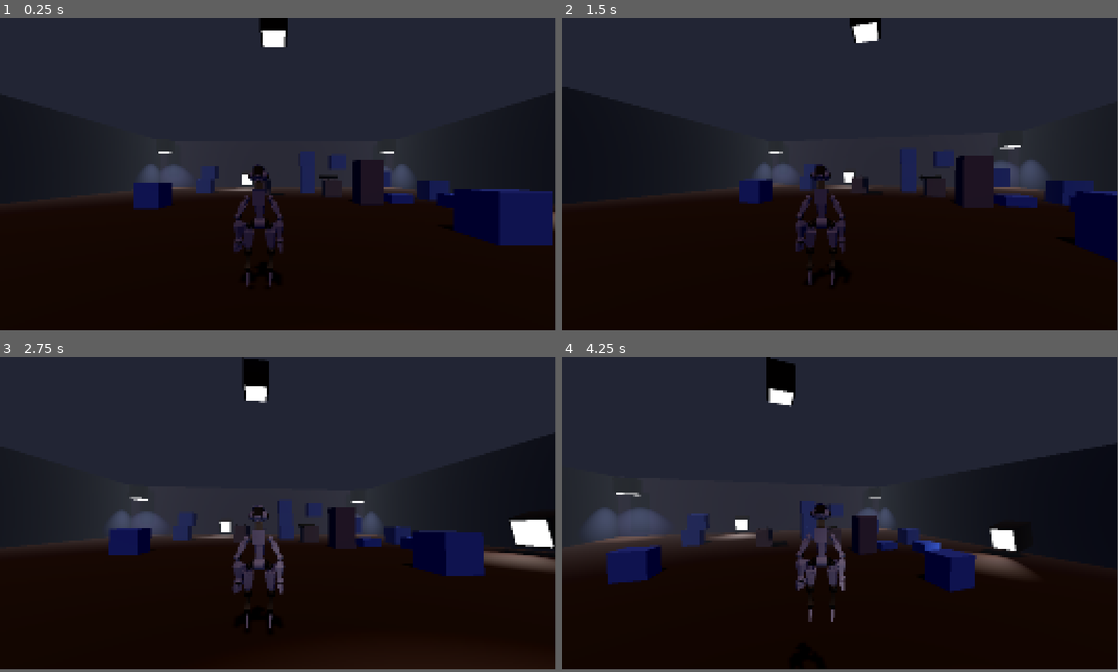
Above: before the commit, frames 1-4 (two rows, left to right).
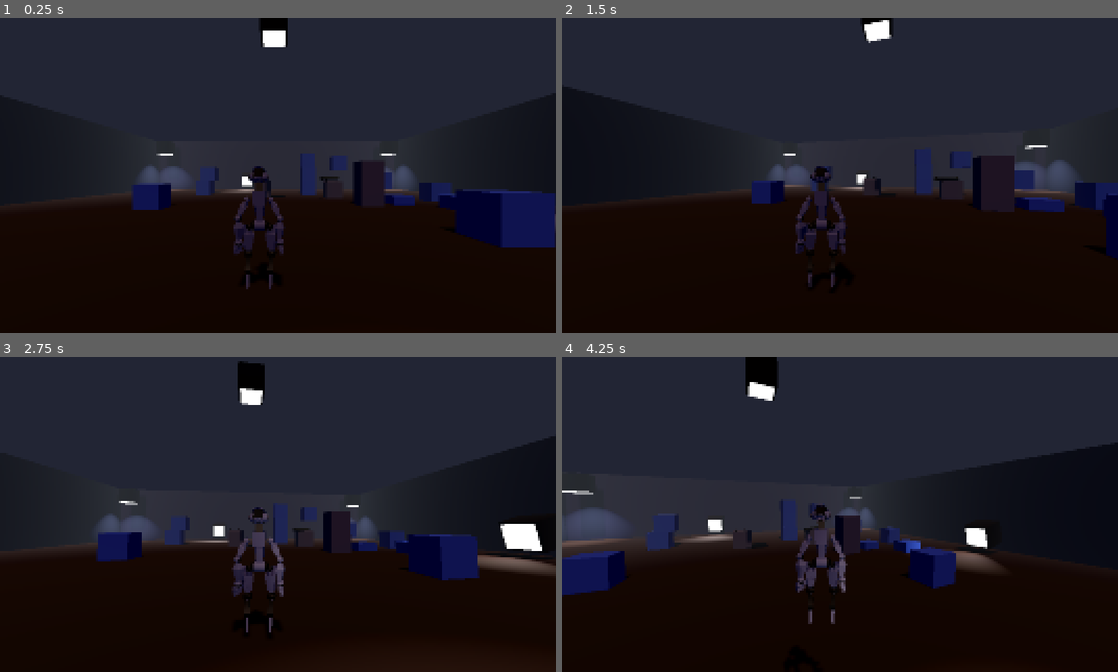
Above: after the commit, the same moments.

Repository: JasonCase/mech_test
Game: Godot game, scene res://level_1.tscn
Two runs of this game, one before a commit and one after it. Both use one fixed random seed, a clock stepped at 60 frames per second and the inputs below.
Inputs (mouse positions are in pixels of both pictures, inside the frame that each line leads up to):
- Up to frame 1 (0.25 s): no input
- Up to frame 2 (1.5 s): tap Enter (ui_accept) at 0.5, 0.77 s; move the mouse to (867, 172) at 0.52 s; tap A (A) at 0.6 s; tap D (D) at 0.8, 1.35 s; move the mouse to (812, 175) at 1.27 s
- Up to frame 3 (2.75 s): tap Enter (ui_accept) at 1.52 s; tap S (S) at 1.55, 2.1 s; move the mouse to (289, 508) at 2.02 s; tap A (A) at 2.3 s
- Up to frame 4 (4.25 s): tap Enter (ui_accept) at 2.75, 3.02, 3.77 s; move the mouse to (834, 517) at 2.77 s; tap A (A) at 2.85 s; tap D (D) at 3.05 s; move the mouse to (878, 517) at 3.52 s; hold Ctrl (Ctrl) from 3.53 s (still down); tap S (S) at 3.8 s
In our replay, the window is 799x449 before the commit and 800x453 after it. These sizes can differ from the game's own. Grey fills any space a smaller window leaves; there, only what the larger window draws over its background counts as a difference.

The runs differ from the first frame. In frame 1, 1.4% of the frame differs, in the area x 23-100%, y 0-87%; in frame 2, 6.5%; in frame 3, 5.5%; in frame 4, 9.6%, in the area x 0-100%, y 0-85%.

Commit message:
fixes explosion logic

Diff:
--- a/debug_marker.tscn
+++ b/debug_marker.tscn
@@ -3,10 +3,9 @@
 [sub_resource type="StandardMaterial3D" id="StandardMaterial3D_s6u11"]
 albedo_color = Color(1, 0, 1, 1)
 
-[sub_resource type="SphereMesh" id="SphereMesh_582yx"]
+[sub_resource type="BoxMesh" id="BoxMesh_s6u11"]
 material = SubResource("StandardMaterial3D_s6u11")
-radius = 0.1
-height = 0.2
 
 [node name="DebugMarker" type="MeshInstance3D"]
-mesh = SubResource("SphereMesh_582yx")
+transform = Transform3D(0.1, 0, 0, 0, 0.1, 0, 0, 0, 0.1, 0, 0, 0)
+mesh = SubResource("BoxMesh_s6u11")
--- a/explosion.gd
+++ b/explosion.gd
@@ -2,7 +2,7 @@
 
 @export var debug_scene = preload("res://debug_marker.tscn")
 @export var explosion_radius: float = 10
-@export var force: float = 10
+@export var force: float = 1
 @export var ray_count: int = 2500
 
 
@@ -26,7 +26,9 @@
 	var collisions: Array = []
 	var space: PhysicsDirectSpaceState3D = get_world_3d().direct_space_state
 	for coord in coordinates:
-		var query = PhysicsRayQueryParameters3D.create(position,coord * explosion_radius)
+		coord *= explosion_radius
+		var query = PhysicsRayQueryParameters3D.create(global_position,coord)
+		query.hit_back_faces = false
 		var collision = space.intersect_ray(query)
 
 		if len(collision) != 0:
@@ -45,17 +47,25 @@
 func draw_debug(collisions: Array) -> void:
 	for collision in collisions:
 		var debug_hit = debug_scene.instantiate()
+		#var pos: Vector3 = collision.position
+		#var distance: float = (collision.position - position).length()
+		#var mesh: Mesh = debug_hit.mesh.duplicate(true)
+		#var mat: StandardMaterial3D = (mesh.material as StandardMaterial3D).duplicate(true)
+		#mat.albedo_color = Color(1,1,1) * distance
 		add_child(debug_hit)
 		debug_hit.global_position = collision.position
+		debug_hit.reparent(get_parent().get_parent())
+
 
 func generate_impulse(collisions: Array) -> void:
 	for collision in collisions:
 		var collider: Object = collision.collider
 		var direction: Vector3 = collision.direction
 		var pos: Vector3 = collision.position
+		var distance: float = (collision.position - position).length()
 
 		if collider is RigidBody3D:
-			collider.apply_impulse(direction * force, pos)
+			collider.apply_impulse(direction * force / distance, pos)
 
 
 func _ready() -> void:
--- a/project.godot
+++ b/project.godot
@@ -18,7 +18,8 @@
 
 [display]
 
-window/size/mode=2
+window/size/viewport_width=1500
+window/size/viewport_height=850
 
 [filesystem]
 
--- a/rocket.gd
+++ b/rocket.gd
@@ -22,17 +22,16 @@
 func on_hit(hit_object,col_p,col_n) -> void:
 	super.on_hit(hit_object,col_p,col_n)
 	var explosion: Node3D = explosion_scene.instantiate()
-	explosion.position = global_position
 	add_child(explosion)
+	explosion.global_position = global_position
 
 func set_fired_from(from: Node3D):
 	super.set_fired_from(from)
 	if fired_from != null and fired_from.has_node("Laser/LaserDesignator"):
 		target = fired_from.get_node("Laser/LaserDesignator")
-		print(target)
 	else:
 		target = null
 
 func _process(delta: float) -> void:
-	#if len(collision_box.get_overlapping_bodies()) != 0: hit()
+
 	update_projectile(delta)
